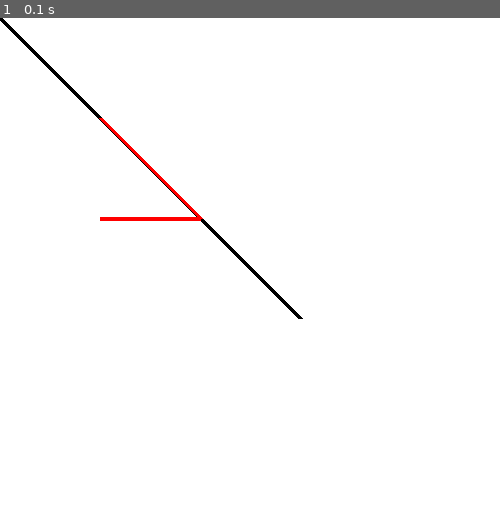
Above: before the commit, frame 1.
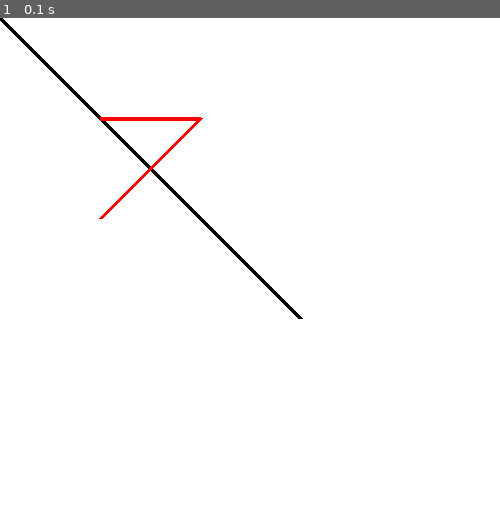
Above: after the commit, the same moment.

Repository: Santhosh-Kumar-2004/python-pygame-game-dev
Game: pygame game, started from Shapes.py
The game is run twice, just before and just after one commit, with the same random seed, the same clock (stepped at 60 frames per second) and the same inputs.
Inputs:
- Up to frame 1 (0.1 s): no input

The runs differ from the first frame. In frame 1, 0.6% of the frame differs, in the area x 19-41%, y 19-41%.

Commit message:
Chaned the coordinates

Diff:
--- a/Shapes.py
+++ b/Shapes.py
@@ -8,7 +8,7 @@
 pygame.display.set_caption("Drawing Shapes on the Surface")
 
 pygame.draw.line(screen, "black", (0, 0), (300, 300), 5)
-pygame.draw.lines(screen, "red", False, [(100, 100), (200, 200), (100, 200)], 4)
+pygame.draw.lines(screen, "red", False, [(100, 100), (200, 100), (100, 200)], 4)
 
 done = True
 while done:
